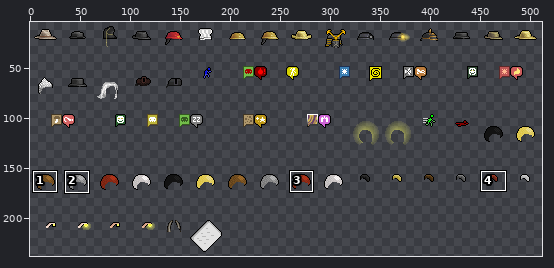
Sprite sheet, stored at gfx/ChibiUltica/ChibiTallOverlay.png. Above, an overview of the earlier version with the close-up marked.
Close-up. Earlier state:
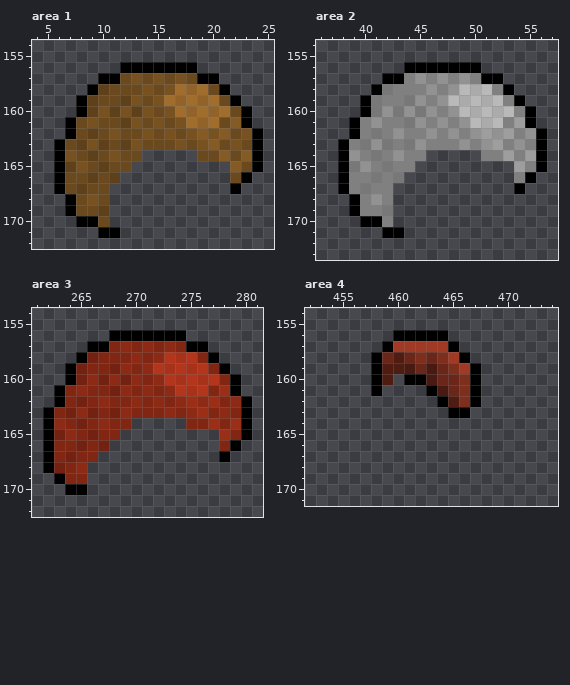
The file is 512x240 pixels. Pixels under 10% opacity are left out. Colours within 5 levels of each other are drawn and written as one. Shown: area 1: x 4..25, y 154..172; area 2: x 36..57, y 154..173; area 3: x 261..281, y 154..172; area 4: x 452..474, y 154..171. The wide view leaves out empty margins. The commit also changed other parts of the picture, which this record leaves out.
Now the later version:
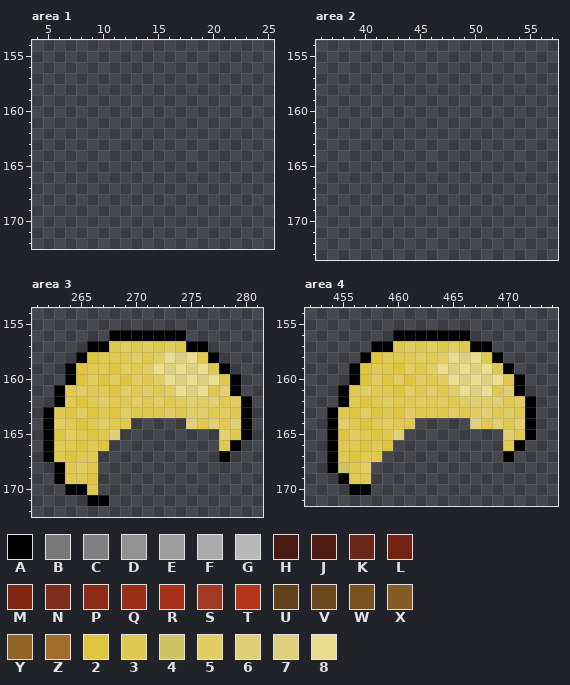
Palette (. is transparent): A #000000  B #787878  C #808080  D #929292  E #9e9e9e  F #ababab  G #b9b9b9  H #481a11  J #4f1c12  K #6a2619  L #732211  M #802613  N #7e2e1d  P #8d2a15  Q #9a2e17  R #a73219  S #a13a25  T #b3351b  U #5e401a  V #6b491e  W #785121  X #845a25  Y #916328  Z #a06d2c  2 #dfc53d  3 #e0c950  4 #cfc265  5 #e1cd62  6 #e0cf74  7 #dfd07f  8 #ecdd90
Edits made:
Area 1:
y 156: x 12..18 AAAAAAA -> .......
y 157: x 10..20 AAVWVWVWVAA -> ...........
y 158: x 9..21 AUVVVWVWZYZVA -> .............
y 159: x 8..22 AUVVUWVWZYZYZVA -> ...............
y 160: x 8..23 AUWUWUWVWZYZYZVA -> ................
y 161: x 7..23 AVWVVUWVWVWZYZVXA -> .................
y 162: x 7..24 AVUVWVVWVWVWXWXVWA -> ..................
y 163: x 6..24 AVUWUVUWVVVWVWXVWVA -> ...................
y 164: x 6..13 AWVUVWVV -> ........; x 19..24 VVXVXA -> ......
y 165: x 6..12 AUWVUVV -> .......; x 22..24 XVA -> ...
y 166: x 6..11 AVVUVU -> ......; x 22..23 VA -> ..
y 167: x 6..10 AVUVV -> .....; x 22 A -> .
y 168: x 7..10 AVWV -> ....
y 169: x 7..10 AVVU -> ....
y 170: x 8..10 AAV -> ...
y 171: x 10..11 AA -> ..
Area 2:
y 156: x 44..50 AAAAAAA -> .......
y 157: x 42..52 AACDCDCDCAA -> ...........
y 158: x 41..53 ABCCCDCDGFGCA -> .............
y 159: x 40..54 ABCCBDCDGFGFGCA -> ...............
y 160: x 40..55 ABDBDBDCDGFGFGCA -> ................
y 161: x 39..55 ACDCCBDCDCDGFGCEA -> .................
y 162: x 39..56 ACBCDCCDCDCDEDECDA -> ..................
y 163: x 38..56 ACBDBCBDCCCDCDECDCA -> ...................
y 164: x 38..45 ADCBCDCC -> ........; x 51..56 CCECEA -> ......
y 165: x 38..44 ABDCBCC -> .......; x 54..56 ECA -> ...
y 166: x 38..43 ACCBCB -> ......; x 54..55 CA -> ..
y 167: x 38..42 ACBCC -> .....; x 54 A -> .
y 168: x 39..42 ACDC -> ....
y 169: x 39..42 ACCB -> ....
y 170: x 40..42 AAC -> ...
y 171: x 42..43 AA -> ..
Area 3:
y 157: x 268..274 MPMPMPM -> 3535353
y 158: x 266..276 LMMMPMPTRTM -> 23335358783
y 159: x 265..277 LMMLPMPTRTRTM -> 2332535878783
y 160: x 265..278 LPLPLPMPTRTRTM -> 25252535878783
y 161: x 264..278 MPMMLPMPMPTRTMQ -> 353325353587836
y 162: x 264..279 MLMPMMPMPMPQPQMP -> 3235335353565635
y 163: x 263..279 MLPLMLPMMMPMPQMPM -> 32523253335356353
y 164: x 263..269 PMLMPMM -> 5323533; x 275..279 MMQMQ -> 73636
y 165: x 263..268 LPMLMM -> 253236; x 278..279 QM -> 63
y 166: x 263..267 MMLML -> 33232; x 278 M -> 3
y 167: x 263..266 MLMM -> 3233
y 168: x 262..266 ALMP. -> .A353
y 169: x 264..266 MM. -> 332
y 170: x 266 . -> 3
y 171: x 266..267 .. -> AA
Area 4:
y 156: x 465..466 .. -> AA
y 157: x 458 . -> A; x 460..468 SSSSSA... -> 3535353AA
y 158: x 457..469 .AKJKNKNSA... -> A23335358783A
y 159: x 456..470 ..AJJHKHKNSA... -> A2332535878783A
y 160: x 456..471 ..AJ.AAHKKNA.... -> A25252535878783A
y 161: x 455..471 ...A....AHKNA.... -> A353325353587836A
y 162: x 455..472 .........AJNA..... -> A3235335353565635A
y 163: x 454..472 ...........AA...... -> A32523253335356353A
y 164: x 454..461 ........ -> A5323533; x 467..472 ...... -> 73636A
y 165: x 454..460 ....... -> A253236; x 470..472 ... -> 63A
y 166: x 454..459 ...... -> A33232; x 470..471 .. -> 3A
y 167: x 454..458 ..... -> A3233; x 470 . -> A
y 168: x 454..457 .... -> A435
y 169: x 455..457 ... -> A33
y 170: x 456..457 .. -> AA
